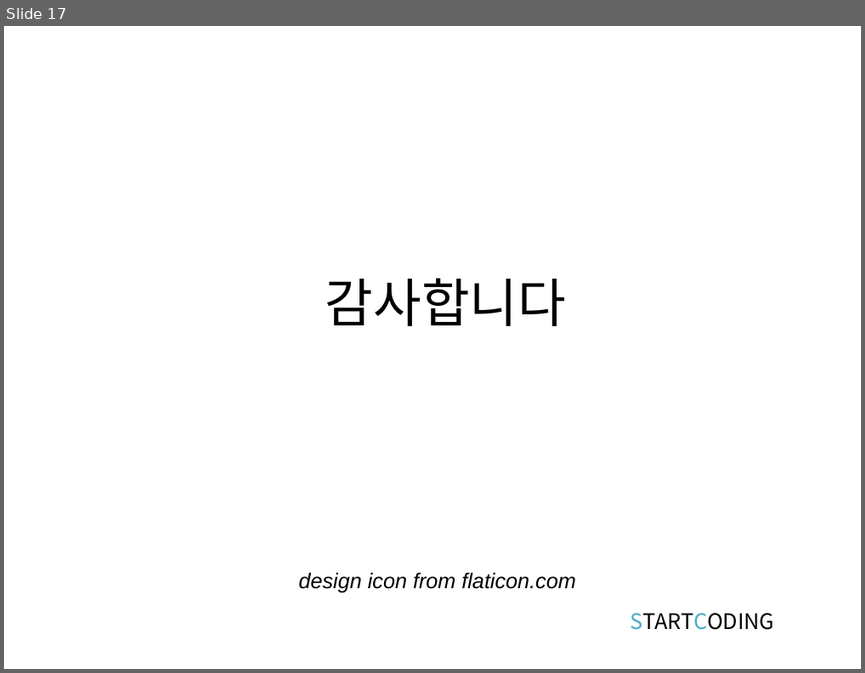
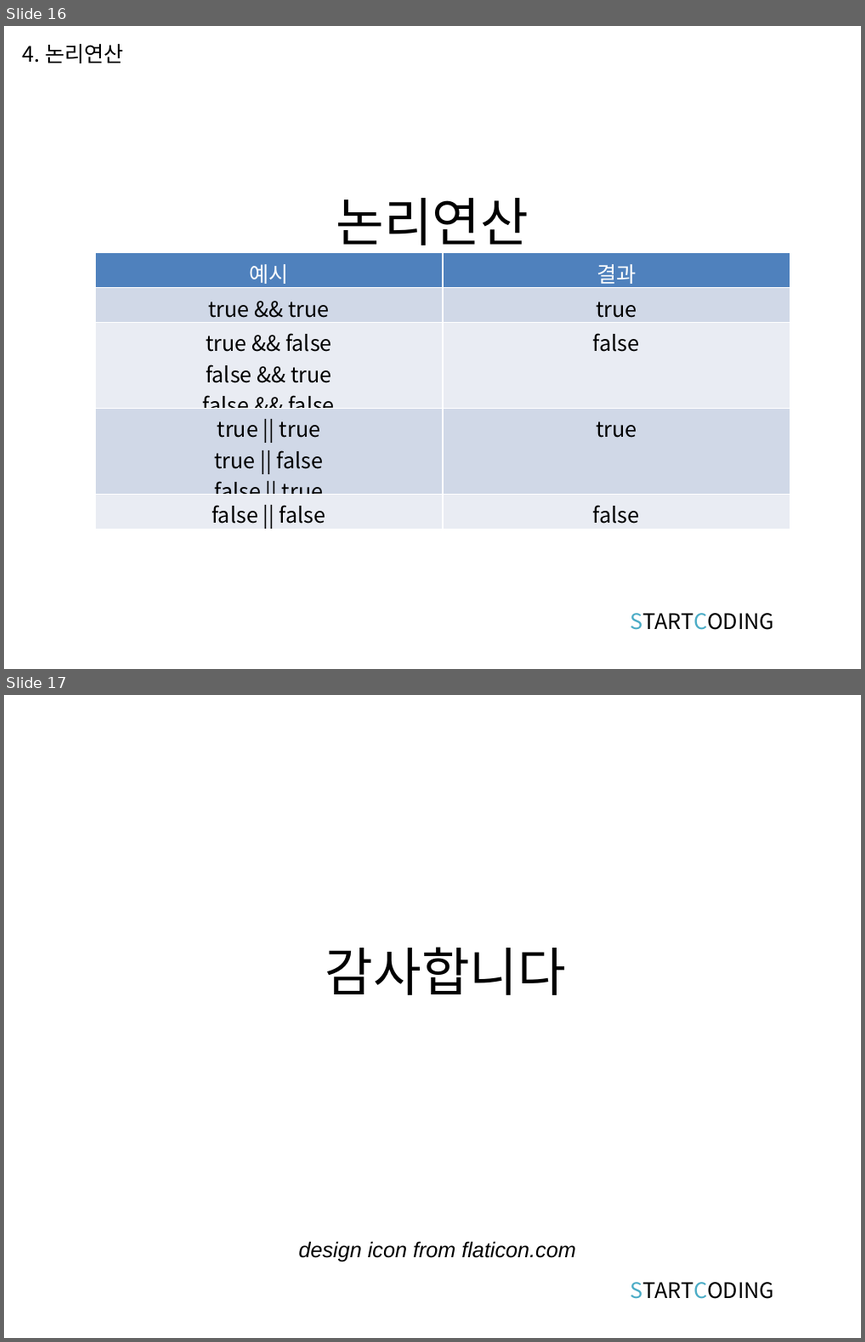
Before and after one commit to kwonkijun/python, a slide deck: 파이썬기초(PPT)/파이썬 기초 3강_연산과 연산자.pptx. Shown one above the other, each under a label of ours: slide 17 before the commit, slides 16 and 17 after it. The pictures are 865x673 and 865x1342 pixels, drawn with LibreOffice and Linux fonts; fonts in the diff are those of the drawing. Boxes give left, top, right and bottom in pixels: in the first picture for what was removed or moved away, otherwise in the second. Text is boxed around its words. In the diff, an @@ line names an element or a change of style, - is before the commit and + after.

```diff
--- a/파이썬기초(PPT)/파이썬 기초 3강_연산과 연산자.pptx
+++ b/파이썬기초(PPT)/파이썬 기초 3강_연산과 연산자.pptx
@@ slide 16 added at (4,26,861,669), background #FFFFFF @@
@@ text added at (23,44,124,63), 18 pt, text #000000 @@
+4. 논리연산
@@ title added at (336,198,529,255), 44 pt, text #000000 @@
+논리연산
@@ table added at (95,253,790,529), 5 rows, 2 columns @@
+예시 | 결과
+true && true | true
+true && false / false && true / false && false | false
+true || true / true || false / false || true | true
+false || false | false
@@ text added at (630,612,774,630), 18 pt, text #000000 @@
+STARTCODING
```
Also in this commit, not shown: 2 slides changed, 13 other slides added, 14 slides removed, 9 other files.
